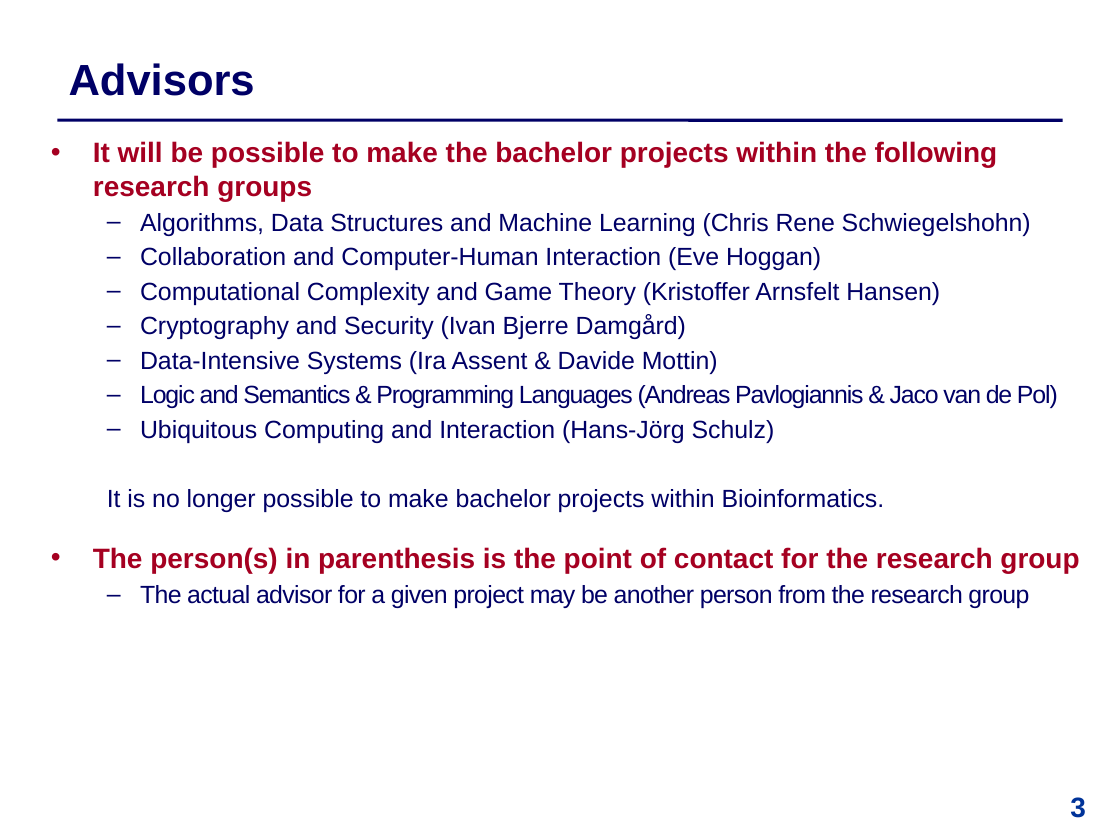
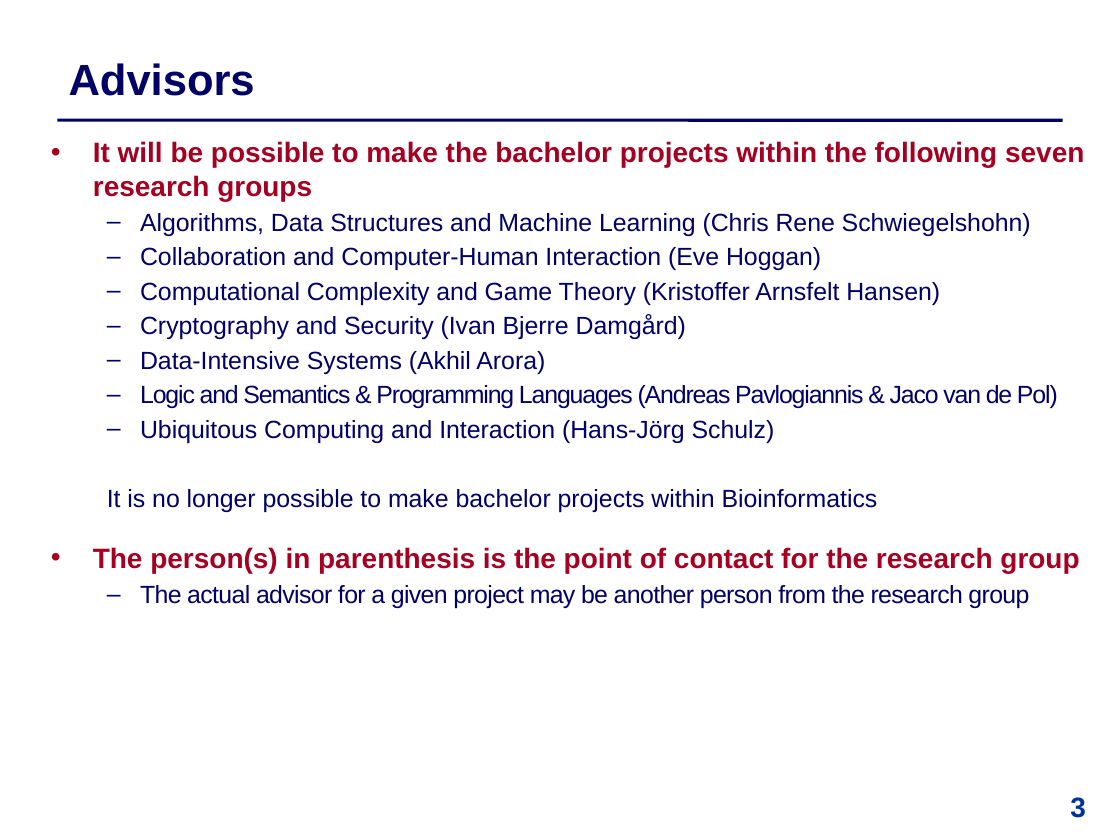
Before and after one commit to IntProgAU/Materiale, a slide deck: slide 3 of web/b25/0 Information Meeting.pptx. Drawn at 1120x840 pixels with LibreOffice and Linux fonts; fonts in the diff are those of the drawing. Boxes give left, top, right and bottom in pixels: in the first picture for what was removed or moved away, otherwise in the second. Text is boxed around its words. In the diff, an @@ line names an element or a change of style, - is before the commit and + after.

```diff
--- a/web/b25/0 Information Meeting.pptx
+++ b/web/b25/0 Information Meeting.pptx
@@ text at box(93, 141, 1084, 201): text changed @@
-• It will be possible to make the bachelor projects within the following research groups
+• It will be possible to make the bachelor projects within the following seven research groups
@@ text at box(140, 351, 545, 374): text changed @@
-  – Data-Intensive Systems (Ira Assent & Davide Mottin)
+  – Data-Intensive Systems (Akhil Arora)
@@ text at box(107, 489, 878, 512): text changed @@
-  It is no longer possible to make bachelor projects within Bioinformatics.
+  It is no longer possible to make bachelor projects within Bioinformatics
```
Also in this commit, not shown: 4 other slides changed.
